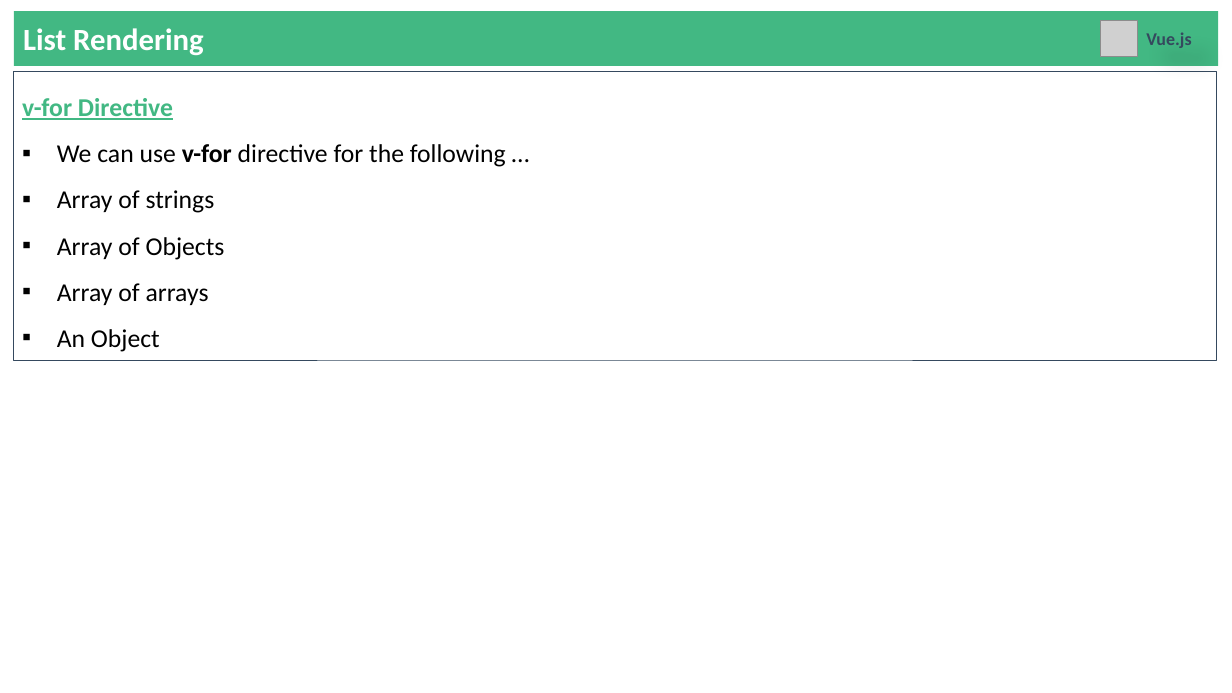
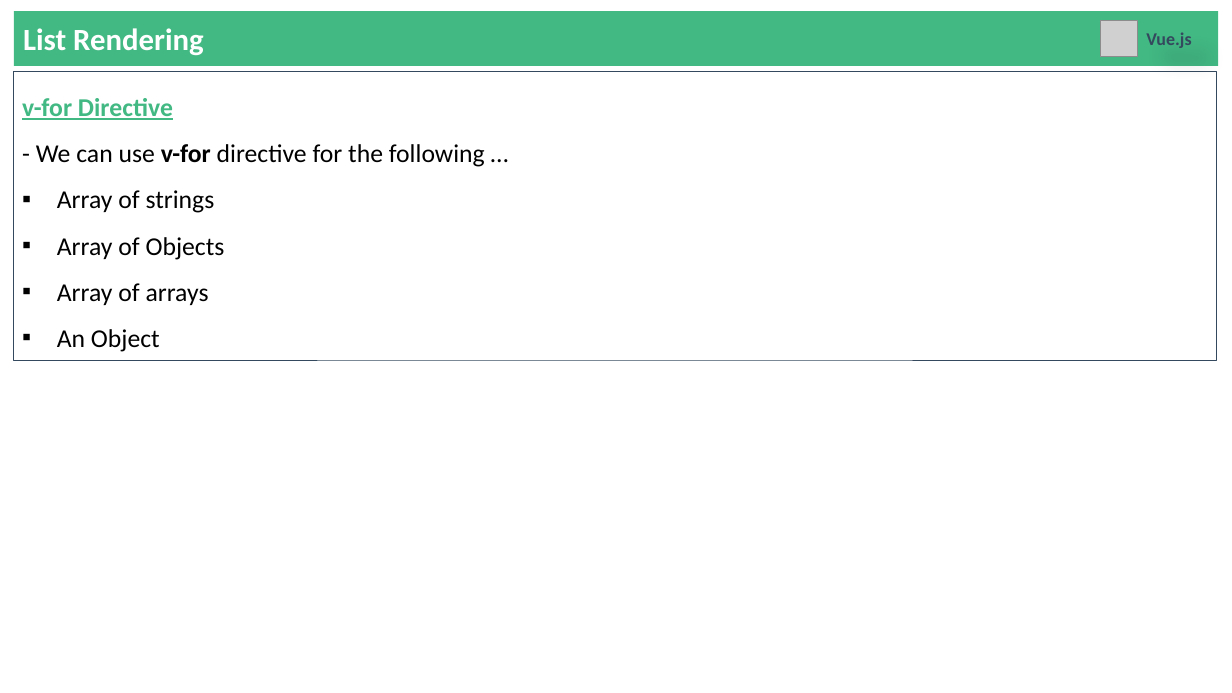
Before and after one commit to YeMyintSoeKMD/vue-creating, a slide deck: slide 28 of 9. Vue.js - Basic to Advance.pptx (slide 26 before the commit). Drawn at 1232x693 pixels with LibreOffice and Linux fonts; fonts in the diff are those of the drawing; grey boxes stand for pictures. Boxes give left, top, right and bottom in pixels: in the first picture for what was removed or moved away, otherwise in the second. Text is boxed around its words. In the diff, an @@ line names an element or a change of style, - is before the commit and + after.

```diff
--- a/9. Vue.js - Basic to Advance.pptx
+++ b/9. Vue.js - Basic to Advance.pptx
@@ text in rectangle at [36, 144, 485, 167]: text changed @@
-▪ We can use v-for directive for the following …
+- We can use v-for directive for the following …
```
Also in this commit, not shown: 10 other slides changed, 7 slides added, 10 other files.
